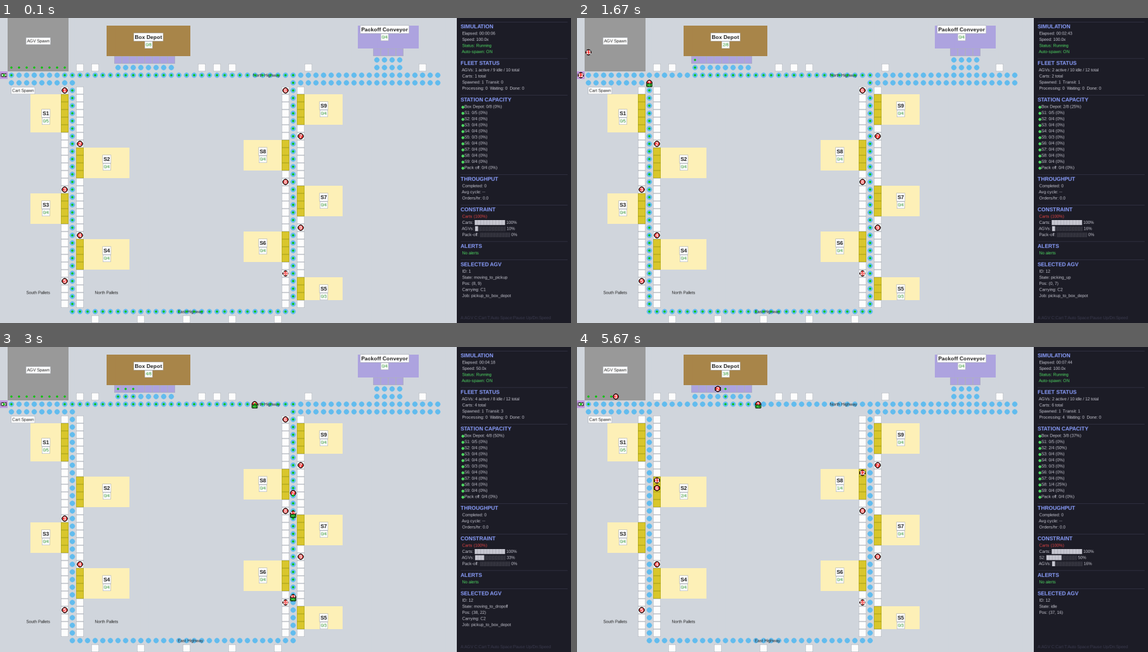
Above: before the commit, frames 1-4 (two rows, left to right).
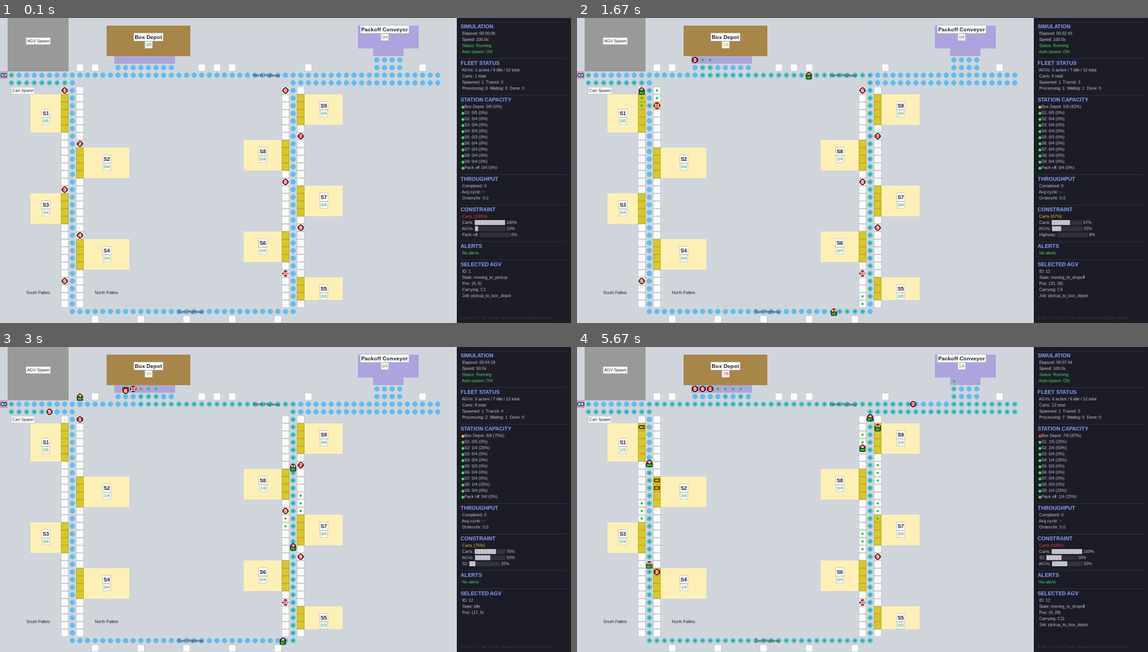
Above: after the commit, the same moments.

Repository: gompcc/WarehouseRepSim
Game: pygame game, started from agv_simulation/__main__.py
The game is run twice, just before and just after one commit, with the same random seed, the same clock (stepped at 60 frames per second) and the same inputs.
Inputs:
- Up to frame 1 (0.1 s): no input
- Up to frame 2 (1.67 s): tap A at 0.33, 0.67 s; tap D at 1 s
- Up to frame 3 (3 s): hold Down 1.83-2.3 s; hold Up 2.33-2.7 s; hold Down from 2.73 s (still down)
- Up to frame 4 (5.67 s): release Down at 3.1 s; hold Up 3.13-3.43 s; hold Down 3.47-3.77 s; hold Up 3.8-4.17 s; hold Down 4.2-4.57 s; hold Up 4.6-4.9 s; hold Down 4.93-5.23 s; hold Up 5.27-5.63 s

The runs differ from the first frame. In frame 1, 0.4% of the frame differs, in the area x 1-52%, y 15-97%; in frame 2, 0.7%; in frame 3, 0.8%; in frame 4, 1.2%, in the area x 0-92%, y 5-97%.

Commit message:
Commit prior session work: highway deadlock fix, run docs, results log
- map_builder: remove westbound edge at (9,7) that created a head-on
  deadlock 2-cycle; add northbound merge from row 8 so (1,8) isn't a trap
- claude.md: document headless/GUI/sweep run commands (fix heading typo)
- results: append accumulated sim runs

Co-Authored-By: Claude Fable 5 <noreply@anthropic.com>

Diff:
--- a/agv_simulation/map_builder.py
+++ b/agv_simulation/map_builder.py
@@ -187,7 +187,11 @@
 
     # Junction special cases
     junctions: dict[tuple[int, int], list[tuple[int, int]]] = {
-        (9, 7):   [(0, 1), (-1, 0)],
+        # (9,7) must NOT flow west into (8,7): row 7 cols 1-8 flows east into
+        # (9,7), so a westbound edge creates a head-on deadlock 2-cycle at the
+        # only connector between the NW corridor and the loop. Spawn-area
+        # access is via (9,8) → row 8 → merge north instead.
+        (9, 7):   [(0, 1)],
         (9, 8):   [(0, 1), (-1, 0)],
         (9, 38):  [(1, 0)],
         (38, 38): [(0, -1)],
@@ -203,7 +207,10 @@
         if y == 7 and 1 <= x <= 8:
             return [(1, 0)]
         if y == 8 and 1 <= x <= 8:
-            return [(-1, 0)]
+            # Westbound return lane may merge north into the eastbound lane
+            # (and from there sidetrack into the spawn area). Without the
+            # merge, (1,8) is a dead-end trap with no outgoing edges.
+            return [(-1, 0), (0, -1)]
         if y == 7 and 10 <= x <= 57:
             dirs = [(-1, 0)]
             if 15 <= x <= 22:
Not shown, changed: claude.md
Not shown, changed: results/sim_results.md
